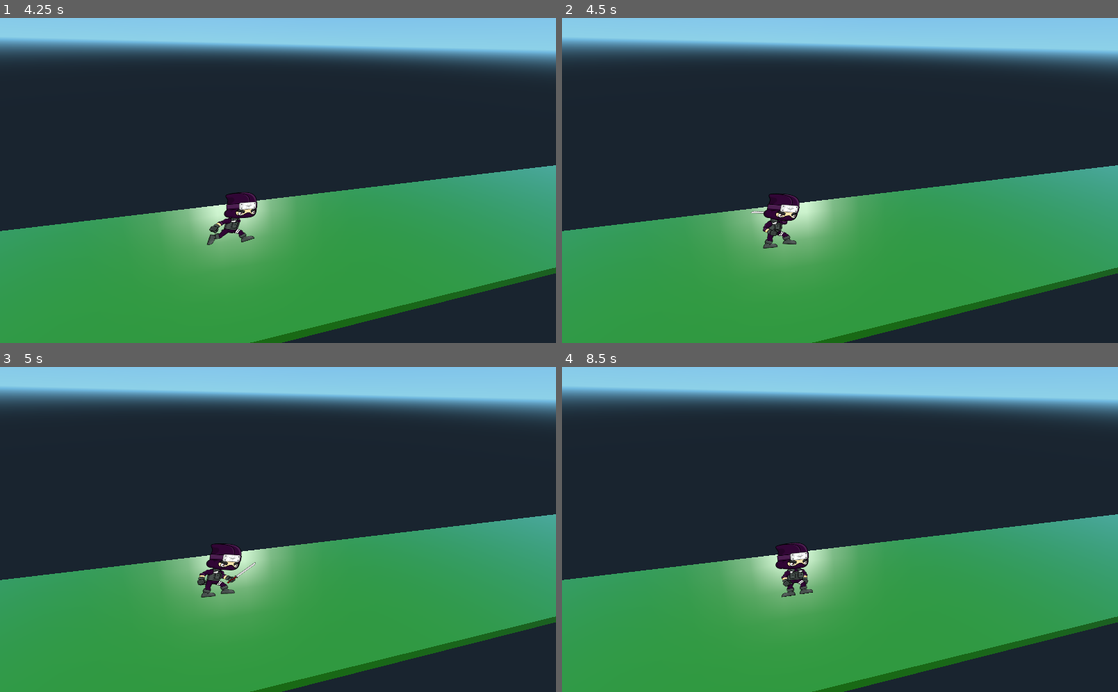
Above: before the commit, frames 1-4 (two rows, left to right).
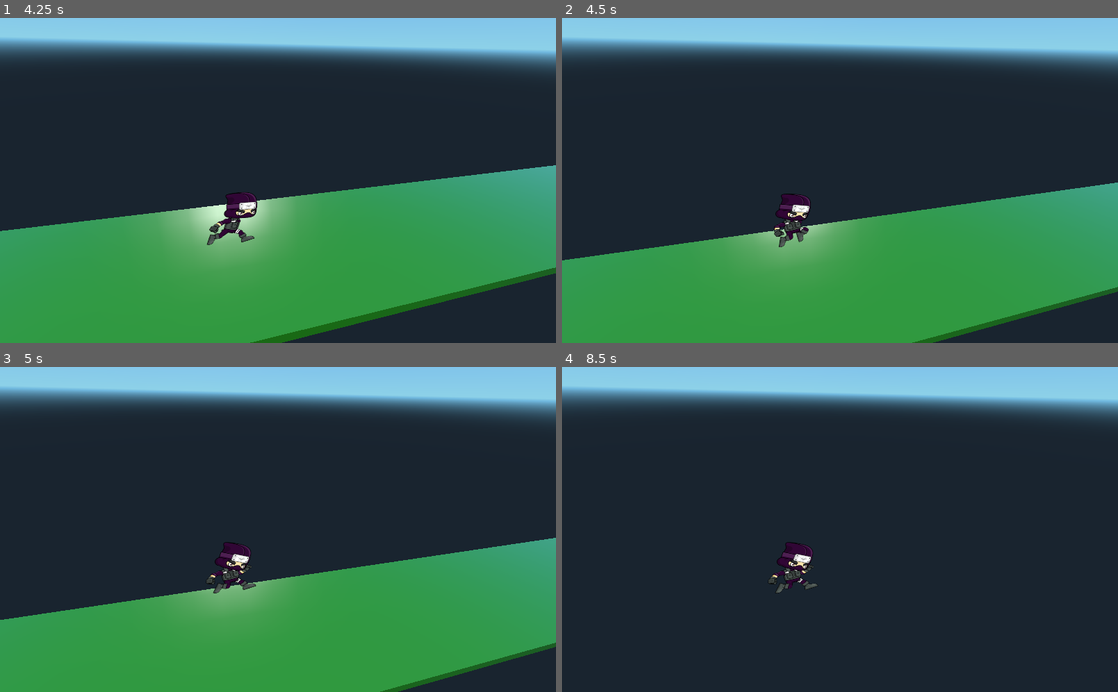
Above: after the commit, the same moments.

Repository: Javasamurai/Flatadventures
Game: Godot game, scene res://Scenes/MainMenu.tscn
The game is run twice, just before and just after one commit, with the same random seed, the same clock (stepped at 60 frames per second) and the same inputs.
Inputs (mouse positions are in pixels of both pictures, inside the frame that each line leads up to):
- Up to frame 1 (4.25 s): click "Play" at 0.5 s; click (200, 180) at 1.25 s; move the mouse to (400, 164) at 2.02 s; hold Right (ui_right) 2.03-2.78 s; tap X (attack) at 2.1, 2.85, 3.6 s; move the mouse to (166, 196) at 2.77 s; hold Left (ui_left) 2.78-3.53 s; move the mouse to (333, 109) at 3.52 s; hold Right (ui_right) from 3.53 s (still down)
- Up to frame 2 (4.5 s): move the mouse to (812, 245) at 4.27 s; release Right (ui_right) at 4.28 s; hold Space (ui_up, bound only after the commit) from 4.28 s (still down); tap X (attack) at 4.35 s
- Up to frame 3 (5 s): keep holding Space (ui_up, bound only after the commit)
- Up to frame 4 (8.5 s): move the mouse to (1006, 578) at 5.02 s; release Space (ui_up, bound only after the commit) at 5.03 s; hold Left (ui_left) 5.03-7.28 s; tap X (attack) every 0.75 s from 5.1 to 8.1 s; move the mouse to (673, 480) at 5.77 s; move the mouse to (867, 529) at 6.52 s; move the mouse to (756, 448) at 7.27 s; hold Right (ui_right) 7.28-8.03 s; move the mouse to (962, 513) at 8.02 s; hold Space (ui_up, bound only after the commit) from 8.03 s (still down)

Frame 1 is identical in both runs. In frame 2, 11% of the frame differs, in the area x 0-100%, y 45-100%; in frame 3, 14%; in frame 4, 39%.

Commit message:
Added keypads and anim to selection

Diff:
--- a/Scenes/SelectionScreen.tscn
+++ b/Scenes/SelectionScreen.tscn
@@ -1,10 +1,12 @@
-[gd_scene load_steps=7 format=2]
+[gd_scene load_steps=9 format=2]
 
 [ext_resource path="res://Scripts/SelectionScreen.gd" type="Script" id=1]
 [ext_resource path="res://Assets/pngs/bg.png" type="Texture" id=2]
 [ext_resource path="res://Assets/fonts/Friendly Schoolmates (Regular) Font by Situjuh (7NTypes).otf" type="DynamicFontData" id=3]
 [ext_resource path="res://Assets/characters/ninjaboy/idle/Idle__009-0.png" type="Texture" id=4]
-[ext_resource path="res://Assets/characters/ninjagirl/idle/idle-0.png" type="Texture" id=5]
+[ext_resource path="res://Assets/characters/ninjaboy/attack/attack-6.png" type="Texture" id=5]
+[ext_resource path="res://Assets/characters/ninjagirl/idle/idle-0.png" type="Texture" id=6]
+[ext_resource path="res://Assets/characters/ninjagirl/attack/attack-6.png" type="Texture" id=7]
 
 [sub_resource type="DynamicFont" id=1]
 
@@ -14,7 +16,7 @@
 font_data = ExtResource( 3 )
 _sections_unfolded = [ "Font", "Settings" ]
 
-[node name="SelectionScreen" type="Node2D"]
+[node name="SelectionScreen" type="Node2D" index="0"]
 
 script = ExtResource( 1 )
 
@@ -103,6 +105,7 @@
 shortcut = null
 group = null
 texture_normal = ExtResource( 4 )
+texture_pressed = ExtResource( 5 )
 _sections_unfolded = [ "Rect", "Textures" ]
 
 [node name="girl" type="TextureButton" parent="Control/HBoxContainer" index="1"]
@@ -125,7 +128,8 @@
 enabled_focus_mode = 2
 shortcut = null
 group = null
-texture_normal = ExtResource( 5 )
+texture_normal = ExtResource( 6 )
+texture_pressed = ExtResource( 7 )
 _sections_unfolded = [ "Rect", "Textures" ]
 
 [connection signal="button_up" from="Control/HBoxContainer/boy" to="." method="_on_boy_button_up"]
--- a/project.godot
+++ b/project.godot
@@ -20,6 +20,21 @@
 
 [input]
 
+ui_left=[ Object(InputEventKey,"resource_local_to_scene":false,"resource_name":"","device":0,"alt":false,"shift":false,"control":false,"meta":false,"command":false,"pressed":false,"scancode":16777231,"unicode":0,"echo":false,"script":null)
+, Object(InputEventJoypadButton,"resource_local_to_scene":false,"resource_name":"","device":0,"button_index":14,"pressure":0.0,"pressed":false,"script":null)
+, Object(InputEventKey,"resource_local_to_scene":false,"resource_name":"","device":0,"alt":false,"shift":false,"control":false,"meta":false,"command":false,"pressed":false,"scancode":65,"unicode":0,"echo":false,"script":null)
+ ]
+ui_right=[ Object(InputEventKey,"resource_local_to_scene":false,"resource_name":"","device":0,"alt":false,"shift":false,"control":false,"meta":false,"command":false,"pressed":false,"scancode":16777233,"unicode":0,"echo":false,"script":null)
+, Object(InputEventJoypadButton,"resource_local_to_scene":false,"resource_name":"","device":0,"button_index":15,"pressure":0.0,"pressed":false,"script":null)
+, Object(InputEventKey,"resource_local_to_scene":false,"resource_name":"","device":0,"alt":false,"shift":false,"control":false,"meta":false,"command":false,"pressed":false,"scancode":68,"unicode":0,"echo":false,"script":null)
+ ]
+ui_up=[ Object(InputEventJoypadButton,"resource_local_to_scene":false,"resource_name":"","device":0,"button_index":12,"pressure":0.0,"pressed":false,"script":null)
+, Object(InputEventKey,"resource_local_to_scene":false,"resource_name":"","device":0,"alt":false,"shift":false,"control":false,"meta":false,"command":false,"pressed":false,"scancode":32,"unicode":0,"echo":false,"script":null)
+ ]
+ui_down=[ Object(InputEventKey,"resource_local_to_scene":false,"resource_name":"","device":0,"alt":false,"shift":false,"control":false,"meta":false,"command":false,"pressed":false,"scancode":16777234,"unicode":0,"echo":false,"script":null)
+, Object(InputEventJoypadButton,"resource_local_to_scene":false,"resource_name":"","device":0,"button_index":13,"pressure":0.0,"pressed":false,"script":null)
+, Object(InputEventKey,"resource_local_to_scene":false,"resource_name":"","device":0,"alt":false,"shift":false,"control":false,"meta":false,"command":false,"pressed":false,"scancode":83,"unicode":0,"echo":false,"script":null)
+ ]
 attack=[ Object(InputEventKey,"resource_local_to_scene":false,"resource_name":"","device":0,"alt":false,"shift":false,"control":false,"meta":false,"command":false,"pressed":false,"scancode":88,"unicode":0,"echo":false,"script":null)
  ]
 
